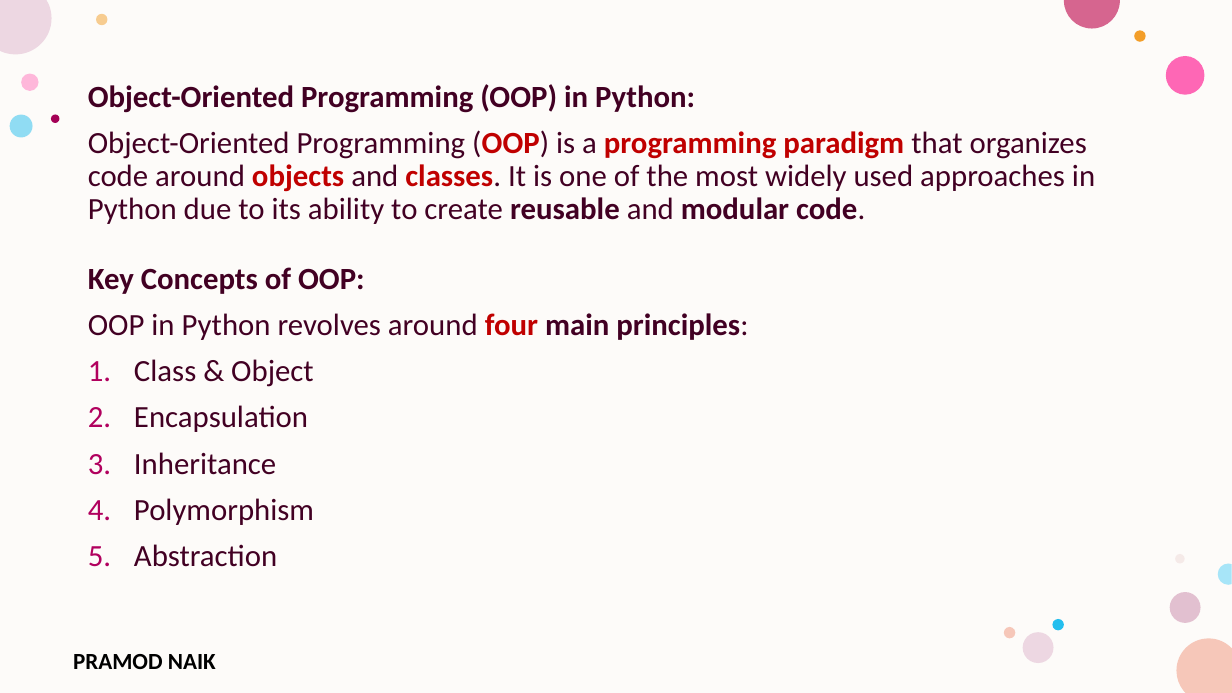
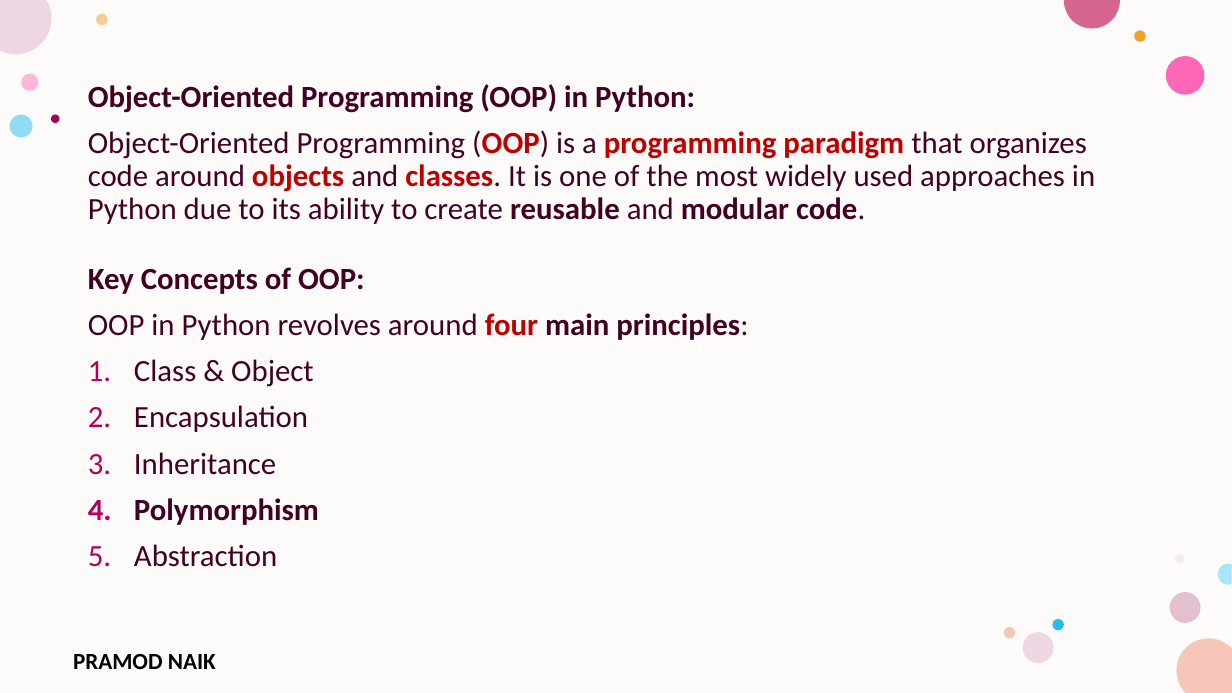
Before and after one commit to PRAMODNAIK-DEV/Backend-Dev-using-Python-FastAPI, a slide deck: slide 1 of Python Fundamentals/Collections and Classes.pptx. Drawn at 1232x693 pixels with LibreOffice and Linux fonts; fonts in the diff are those of the drawing; background and template pictures are left out. Boxes give left, top, right and bottom in pixels: in the first picture for what was removed or moved away, otherwise in the second. Text is boxed around its words. In the diff, an @@ line names an element or a change of style, - is before the commit and + after.

```diff
--- a/Python Fundamentals/Collections and Classes.pptx
+++ b/Python Fundamentals/Collections and Classes.pptx
@@ text at (x1=134, y1=498, x2=319, y2=525): bold on in "Polymorphism" @@
```
Also in this commit, not shown: 12 other slides changed, 10 slides added, 3 other files.
